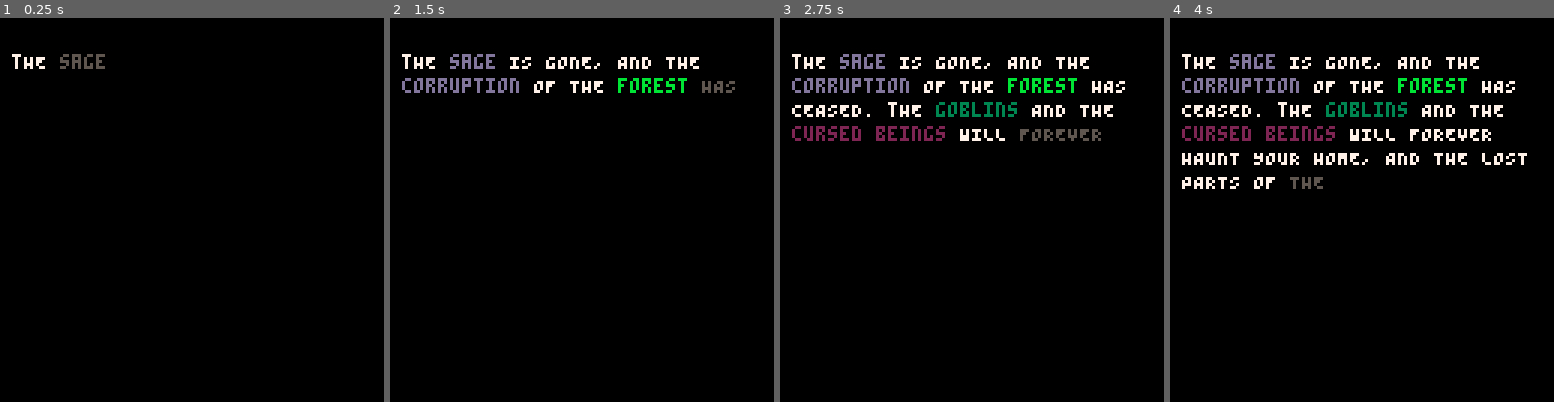
Above: before the commit, frames 1-4 (left to right).
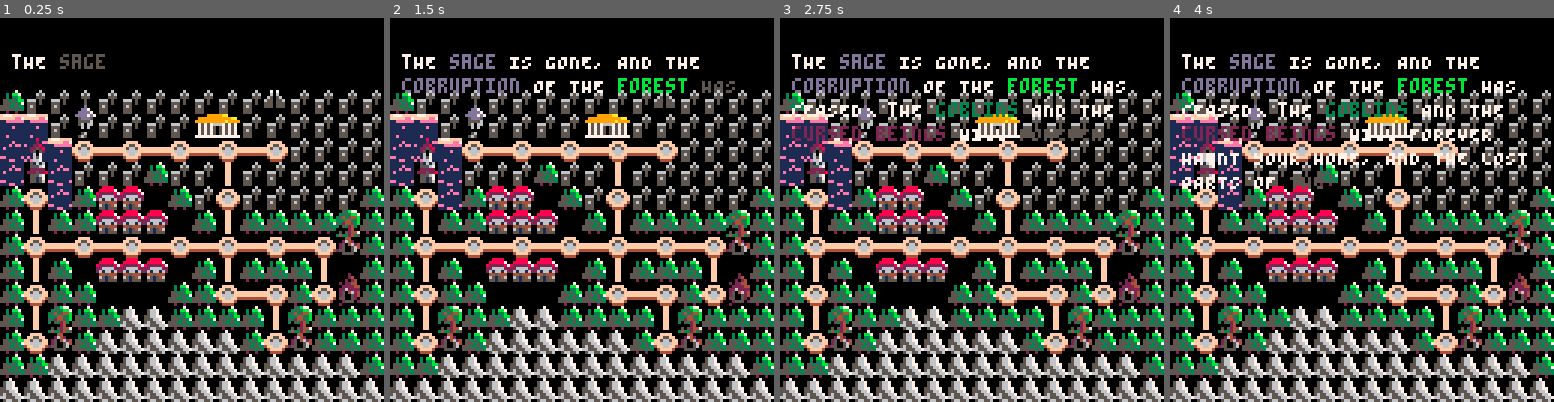
Above: after the commit, the same moments.

Repository: AddisonMink/pico8-prg
Game: PICO-8 cartridge main.p8
Same seed, same stepped clock (60 frames per second), same inputs: the game is played once before the commit and once after it.
Inputs:
- Up to frame 1 (0.25 s): no input
- Up to frame 2 (1.5 s): tap X (X key) at 0.33, 1.07 s; tap O (Z key) at 0.7 s
- Up to frame 3 (2.75 s): hold Right 1.6-2.1 s; tap O (Z key) at 1.7, 2.1, 2.5 s; tap X (X key) at 1.85 s; hold Up 2.15-2.42 s; hold Right from 2.47 s (still down)
- Up to frame 4 (4 s): tap O (Z key) at 2.9, 3.3, 3.7 s; tap X (X key) at 2.97 s; release Right at 3.03 s; hold Left 3.08-3.58 s; hold Down 3.63-3.97 s

The runs differ from the first frame. In frame 1, 45% of the frame differs, in the area x 0-100%, y 18-100%; in frame 2, 45%; in frame 3, 44%; in frame 4, 43%.

Commit message:
add map.

Diff:
--- a/main.p8
+++ b/main.p8
@@ -28,6 +28,7 @@
 
 function _draw()
   cls()
+  map()
   dialogue:draw(0, 0)
 end
 
@@ -125,3 +126,26 @@
 
 
 
+
+
+
+__gff__
+0000000000000000000000000000000100000000000000000000000000000000000000000000000000000000000000000000000000000000000000000000000000000000000000000000000000000000000000000000000000000000000000000000000000000000000000000000000000000000000000000000000000000000
+0000000000000000000000000000000000000000000000000000000000000000000000000000010000000000000000000000000001010001010000000000000000000000000000000000000000000000000000000000000000000000000000000000000000000000000000000000000000000000000000000000000000000000
+__map__
+0000000000000000000000000000000000000000000000000000000000000000000000000000000000000000000000000000000000000000000000000000000000000000000000000000000000000000000000000000000000000000000000000000000000000000000000000000000000000000000000000000000000000000
+0000000000000000000000000000000000000000000000000000000000000000000000000000000000000000000000000000000000000000000000000000000000000000000000000000000000000000000000000000000000000000000000000000000000000000000000000000000000000000000000000000000000000000
+0000000000000000000000000000000000000000000000000000000000000000000000000000000000000000000000000000000000000000000000000000000000000000000000000000000000000000000000000000000000000000000000000000000000000000000000000000000000000000000000000000000000000000
+0fb4b4a9b4b4b4b4b4b4b470b4b4b4b400000000000000000000000000000000000000000000000000000000000000000000000000000000000000000000000000000000000000000000000000000000000000000000000000000000000000000000000000000000000000000000000000000000000000000000000000000000
+b7b7b4b9b4b4b4b4a7a8b4b4b4b4b4b400000000000000000000000000000000000000000000000000000000000000000000000000000000000000000000000000000000000000000000000000000000000000000000000000000000000000000000000000000000000000000000000000000000000000000000000000000000
+b8a6b7717271727172717271b4b4b4b400000000000000000000000000000000000000000000000000000000000000000000000000000000000000000000000000000000000000000000000000000000000000000000000000000000000000000000000000000000000000000000000000000000000000000000000000000000
+b8b6b8b4b4b40fb4b4a5b4b4b4b4b4b400000000000000000000000000000000000000000000000000000000000000000000000000000000000000000000000000000000000000000000000000000000000000000000000000000000000000000000000000000000000000000000000000000000000000000000000000000000
+0f71b80f1f1f000fb471b4b4b4b4b40f00000000000000000000000000000000000000000000000000000000000000000000000000000000000000000000000000000000000000000000000000000000000000000000000000000000000000000000000000000000000000000000000000000000000000000000000000000000
+0fa50f0f1f1f1f000fa50f0f0f0f4f0f00000000000000000000000000000000000000000000000000000000000000000000000000000000000000000000000000000000000000000000000000000000000000000000000000000000000000000000000000000000000000000000000000000000000000000000000000000000
+0f717271727172717271727172715f0f00000000000000000000000000000000000000000000000000000000000000000000000000000000000000000000000000000000000000000000000000000000000000000000000000000000000000000000000000000000000000000000000000000000000000000000000000000000
+0fa50f001f1f1f000fa50f0f0fa56f0f00000000000000000000000000000000000000000000000000000000000000000000000000000000000000000000000000000000000000000000000000000000000000000000000000000000000000000000000000000000000000000000000000000000000000000000000000000000
+0f710f0f0000000f0f7172710f717f0f00000000000000000000000000000000000000000000000000000000000000000000000000000000000000000000000000000000000000000000000000000000000000000000000000000000000000000000000000000000000000000000000000000000000000000000000000000000
+0fa54f0f0fb5b50f0f0f0fa54f0f0f0f00000000000000000000000000000000000000000000000000000000000000000000000000000000000000000000000000000000000000000000000000000000000000000000000000000000000000000000000000000000000000000000000000000000000000000000000000000000
+0f715f0fb5b5b5b5b5b50f715f0f0f0f00000000000000000000000000000000000000000000000000000000000000000000000000000000000000000000000000000000000000000000000000000000000000000000000000000000000000000000000000000000000000000000000000000000000000000000000000000000
+0f0fb5b5b5b5b5b5b5b5b5b5b5b5b50f00000000000000000000000000000000000000000000000000000000000000000000000000000000000000000000000000000000000000000000000000000000000000000000000000000000000000000000000000000000000000000000000000000000000000000000000000000000
+b5b5b5b5b5b5b5b5b5b5b5b5b5b5b5b500000000000000000000000000000000000000000000000000000000000000000000000000000000000000000000000000000000000000000000000000000000000000000000000000000000000000000000000000000000000000000000000000000000000000000000000000000000
Not shown, changed: 58 lines of the sprite sheet (__gfx__) section of main.p8
